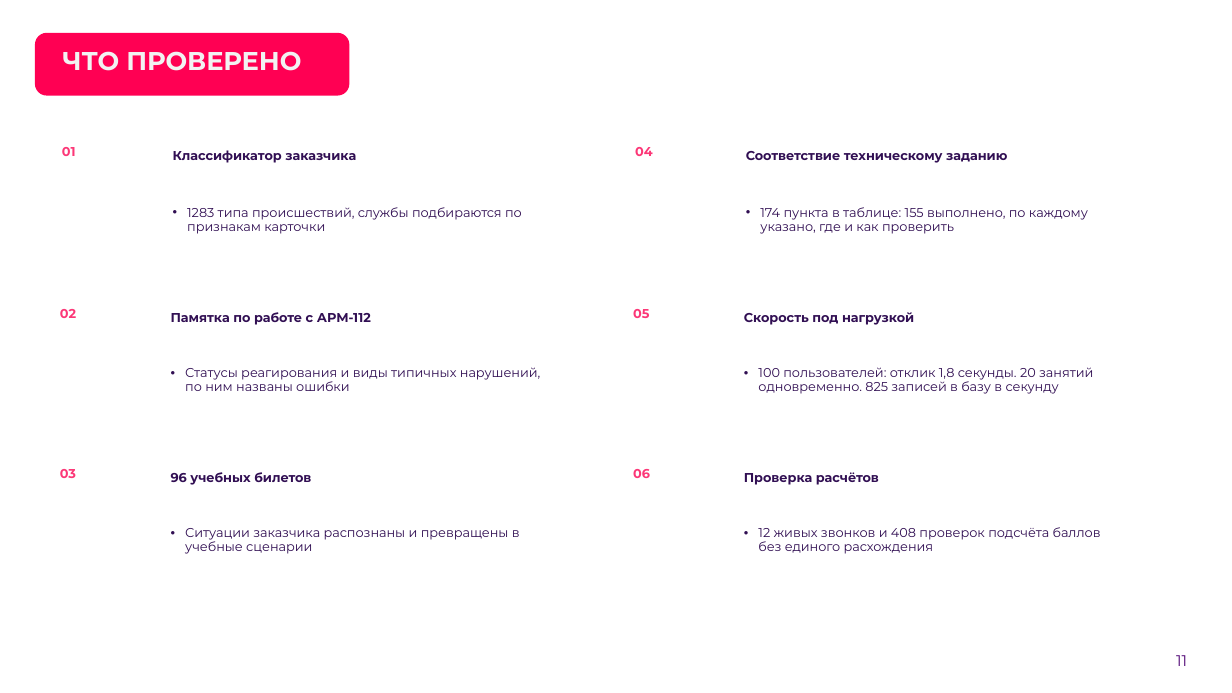
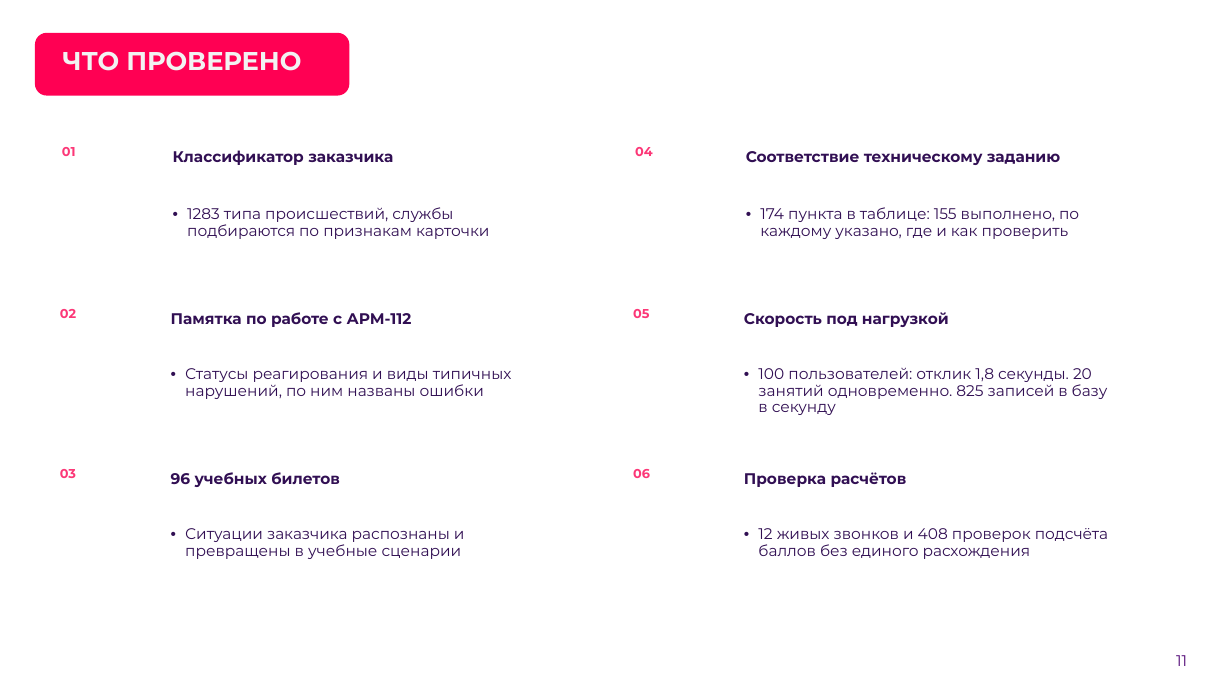
Before and after one commit to Vadik145-beep/lct-112-simulator, a slide deck: slide 11 of docs/presentation/ЛЦТ2026_Ультратех_задача9.pptx. Drawn at 1232x693 pixels with LibreOffice and Linux fonts; fonts in the diff are those of the drawing; background and template pictures are left out. Boxes give left, top, right and bottom in pixels: in the first picture for what was removed or moved away, otherwise in the second. Text is boxed around its words. In the diff, an @@ line names an element or a change of style, - is before the commit and + after.

```diff
--- a/docs/presentation/ЛЦТ2026_Ультратех_задача9.pptx
+++ b/docs/presentation/ЛЦТ2026_Ультратех_задача9.pptx
@@ size 10 to 12 pt; more space between paragraphs in 12 elements at bbox=[173, 150, 393, 165], bbox=[187, 207, 489, 239], bbox=[171, 312, 412, 327], bbox=[185, 368, 512, 399], bbox=[171, 472, 340, 487], bbox=[185, 528, 465, 559], bbox=[746, 151, 1060, 165], bbox=[760, 207, 1079, 239], bbox=[744, 312, 949, 327], bbox=[758, 367, 1108, 415], bbox=[744, 472, 907, 487], bbox=[758, 528, 1108, 559] @@
```
Also in this commit, not shown: 9 other slides changed, 1 other file.
